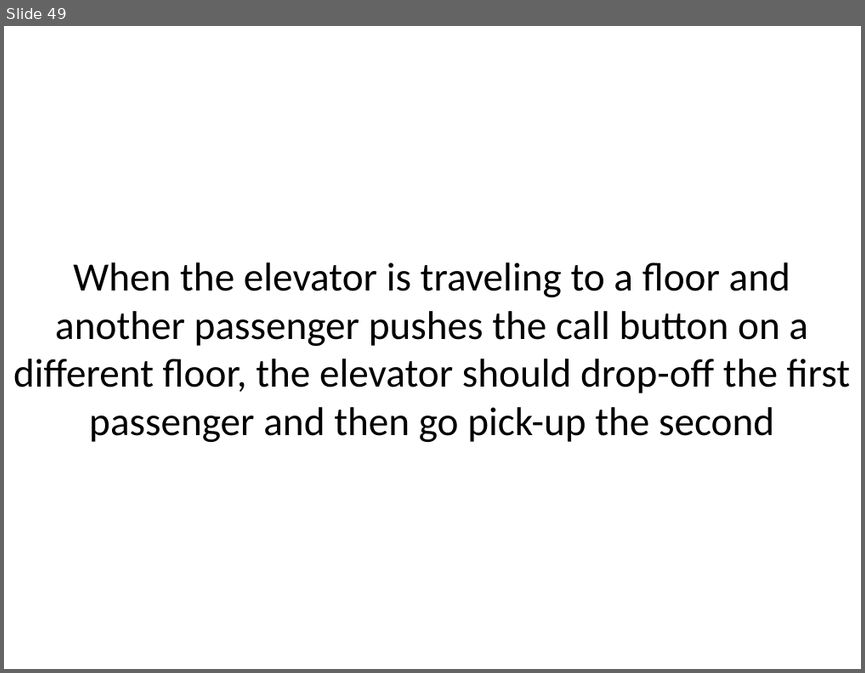
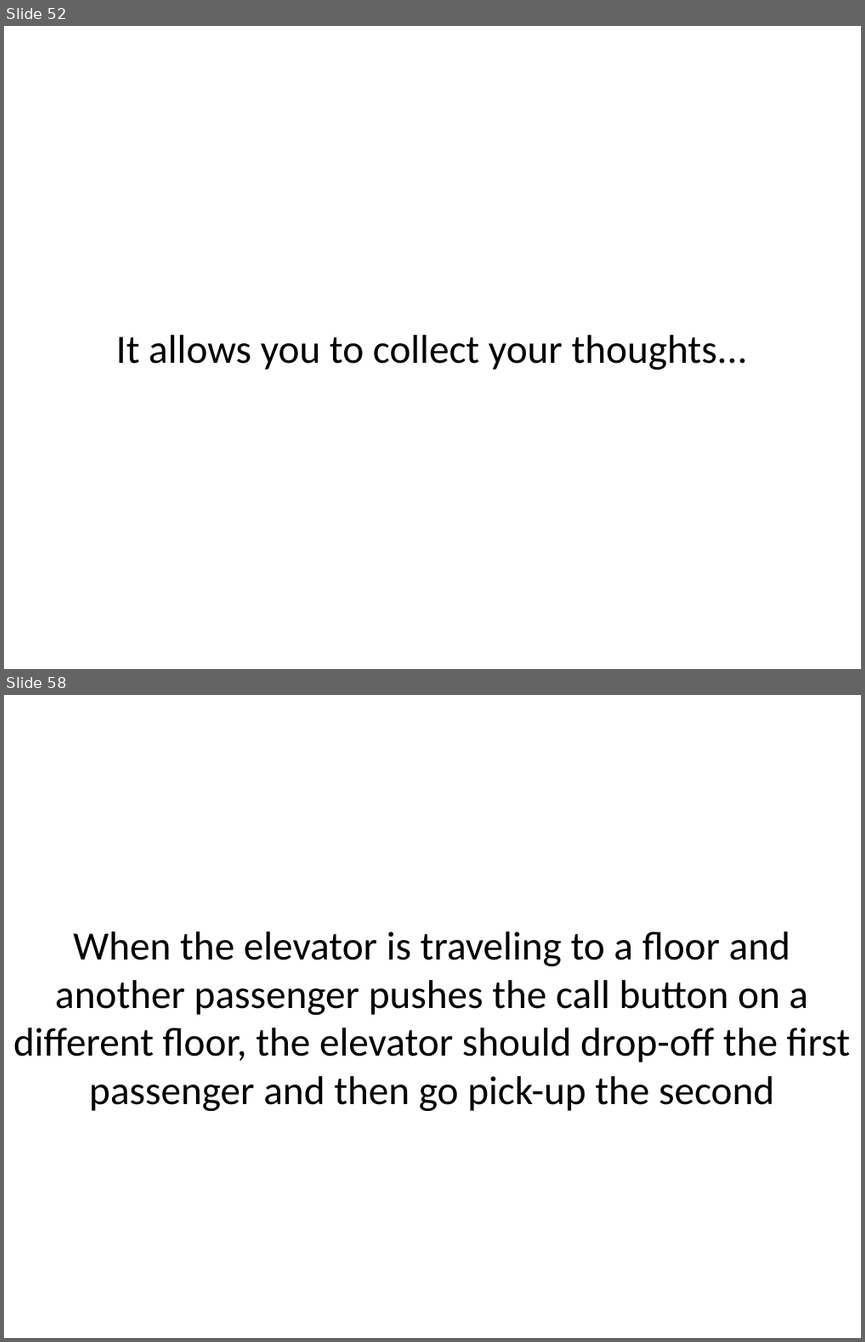
Before and after one commit to sl4mmy/presentations, a slide deck: tao-of-test-driven-development/tao-of-test-driven-development.ppt. Shown one above the other, each under a label of ours: slide 49 before the commit, slides 52 and 58 after it; the slides between them are not shown. The pictures are 865x673 and 865x1342 pixels, drawn with LibreOffice and Linux fonts; fonts in the diff are those of the drawing. Boxes give left, top, right and bottom in pixels: in the first picture for what was removed or moved away, otherwise in the second. Text is boxed around its words. In the diff, an @@ line names an element or a change of style, - is before the commit and + after.

```diff
--- a/tao-of-test-driven-development/tao-of-test-driven-development.ppt
+++ b/tao-of-test-driven-development/tao-of-test-driven-development.ppt
@@ slide 52 added at (4, 26, 861, 669), background #FFFFFF @@
@@ text added at (116, 335, 748, 369), 48 pt, text #000000 @@
+It allows you to collect your thoughts...
@@ what was slide 49 is now slide 58 @@
```
Also in this commit, not shown: 8 slides changed, 8 other slides added, 4 other files.
